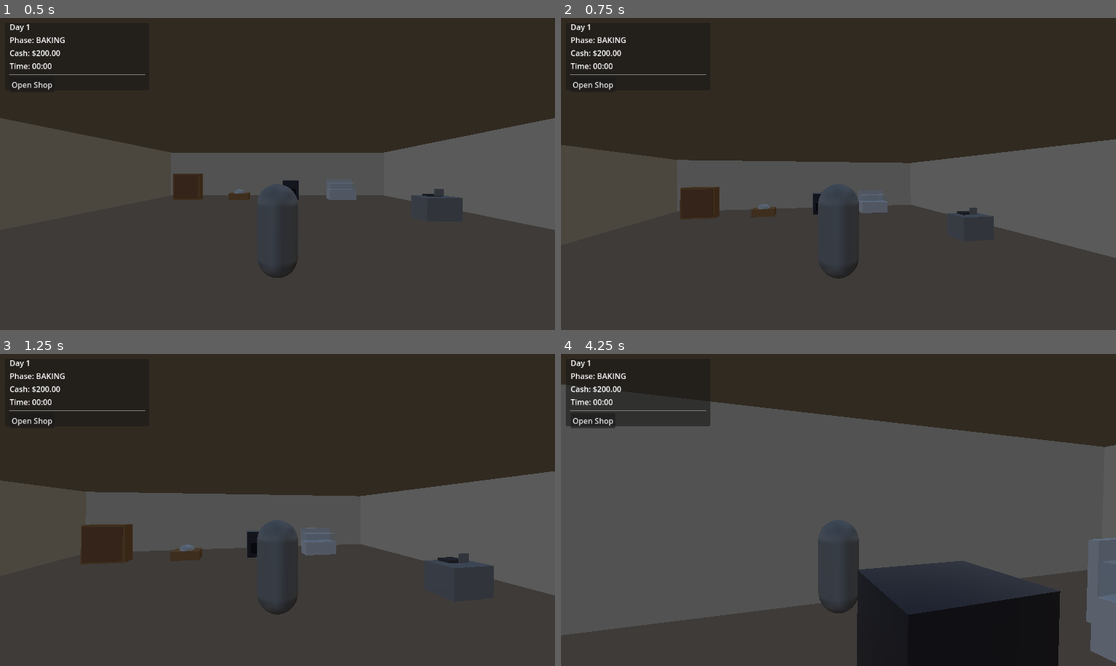
Above: before the commit, frames 1-4 (two rows, left to right).
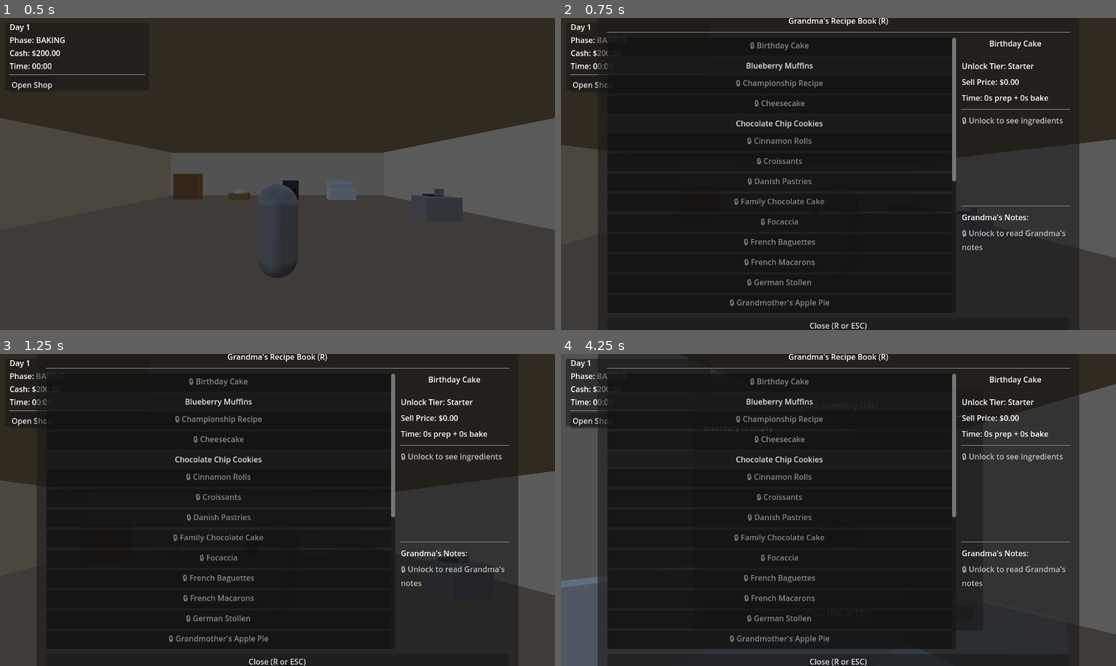
Above: after the commit, the same moments.

Repository: dunnston/my-grandmas-legacy
Game: Godot game, scene res://scenes/bakery/bakery.tscn
The game is run twice, just before and just after one commit, with the same random seed, the same clock (stepped at 60 frames per second) and the same inputs.
Inputs (mouse positions are in pixels of both pictures, inside the frame that each line leads up to):
- Up to frame 1 (0.5 s): no input
- Up to frame 2 (0.75 s): tap Enter (ui_accept) at 0.5 s; move the mouse to (866, 174) at 0.52 s; hold W (move_forward) from 0.53 s (still down); hold R (recipe_book) from 0.53 s (still down)
- Up to frame 3 (1.25 s): keep holding W (move_forward); keep holding R (recipe_book); tap Enter (ui_accept) at 0.77 s
- Up to frame 4 (4.25 s): keep holding W (move_forward); move the mouse to (810, 510) at 1.27 s; release R (recipe_book) at 1.28 s; tap E (interact) at 1.35 s; tap Enter (ui_accept) at 1.52, 3.02, 3.77 s; tap R (recipe_book) at 1.55, 3.05 s; move the mouse to (849, 503) at 2.02 s; hold R (recipe_book) 2.03-2.78 s; move the mouse to (832, 516) at 2.77 s; tap Shift (sprint) at 2.85 s; move the mouse to (877, 513) at 3.52 s; hold R (recipe_book) from 3.53 s (still down); tap Tab (quick_inventory) at 4.15 s

Frame 1 is identical in both runs. In frame 2, 55% of the frame differs, in the area x 6-94%, y 0-100%; in frame 3, 55%; in frame 4, 67%, in the area x 0-100%, y 0-100%.

Commit message:
Connect UI panels to UIManager signals for keyboard input
Root cause: UIManager was handling Tab/R key input with _input()
but QuickInventory and RecipeBook weren't listening to UIManager signals.

Solution:
- Connected QuickInventory to UIManager.quick_inventory_toggled signal
- Connected RecipeBook to UIManager.recipe_book_toggled signal
- Removed duplicate _unhandled_input handling for Tab/R keys
- Kept ESC key handling in panels for closing
- Update UIManager state when closing via ESC

Now Tab and R keys properly toggle their respective menus!

🤖 Generated with [Claude Code](https://claude.com/claude-code)

Co-Authored-By: Claude <noreply@anthropic.com>

Diff:
--- a/scripts/ui/quick_inventory.gd
+++ b/scripts/ui/quick_inventory.gd
@@ -18,6 +18,10 @@
 	# Start hidden
 	hide()
 
+	# Connect to UIManager signals
+	if UIManager:
+		UIManager.quick_inventory_toggled.connect(_on_ui_manager_toggle)
+
 	# Connect close button
 	if close_button:
 		close_button.pressed.connect(_on_close_pressed)
@@ -26,15 +30,20 @@
 	if InventoryManager:
 		InventoryManager.inventory_changed.connect(_on_inventory_changed)
 
+func _on_ui_manager_toggle(is_open: bool) -> void:
+	"""Called when UIManager toggles quick inventory"""
+	is_visible = is_open
+	if is_open:
+		show_inventory()
+	else:
+		hide_inventory()
+
 func _unhandled_input(event: InputEvent) -> void:
-	# Toggle on Tab key
-	if event.is_action_pressed("quick_inventory"):
-		toggle_inventory()
-		get_viewport().set_input_as_handled()
-		return
-
 	# Allow ESC to close if visible
 	if visible and event.is_action_pressed("ui_cancel"):
+		# Update UIManager state when closing via ESC
+		if UIManager:
+			UIManager.quick_inventory_open = false
 		hide_inventory()
 		get_viewport().set_input_as_handled()
 		return
--- a/scripts/ui/recipe_book.gd
+++ b/scripts/ui/recipe_book.gd
@@ -28,6 +28,10 @@
 	# Start hidden
 	hide()
 
+	# Connect to UIManager signals
+	if UIManager:
+		UIManager.recipe_book_toggled.connect(_on_ui_manager_toggle)
+
 	# Connect close button
 	if close_button:
 		close_button.pressed.connect(_on_close_pressed)
@@ -36,15 +40,20 @@
 	if ProgressionManager:
 		ProgressionManager.milestone_reached.connect(_on_milestone_reached)
 
+func _on_ui_manager_toggle(is_open: bool) -> void:
+	"""Called when UIManager toggles recipe book"""
+	is_visible = is_open
+	if is_open:
+		show_recipe_book()
+	else:
+		hide_recipe_book()
+
 func _unhandled_input(event: InputEvent) -> void:
-	# Toggle on R key
-	if event.is_action_pressed("recipe_book"):
-		toggle_recipe_book()
-		get_viewport().set_input_as_handled()
-		return
-
 	# Allow ESC to close if visible
 	if visible and event.is_action_pressed("ui_cancel"):
+		# Update UIManager state when closing via ESC
+		if UIManager:
+			UIManager.recipe_book_open = false
 		hide_recipe_book()
 		get_viewport().set_input_as_handled()
 		return
